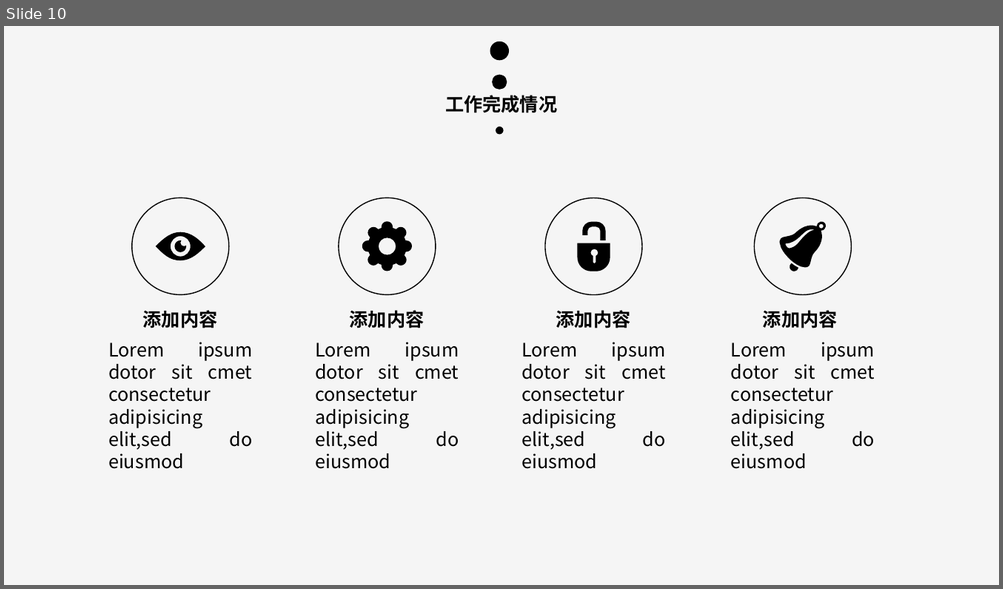
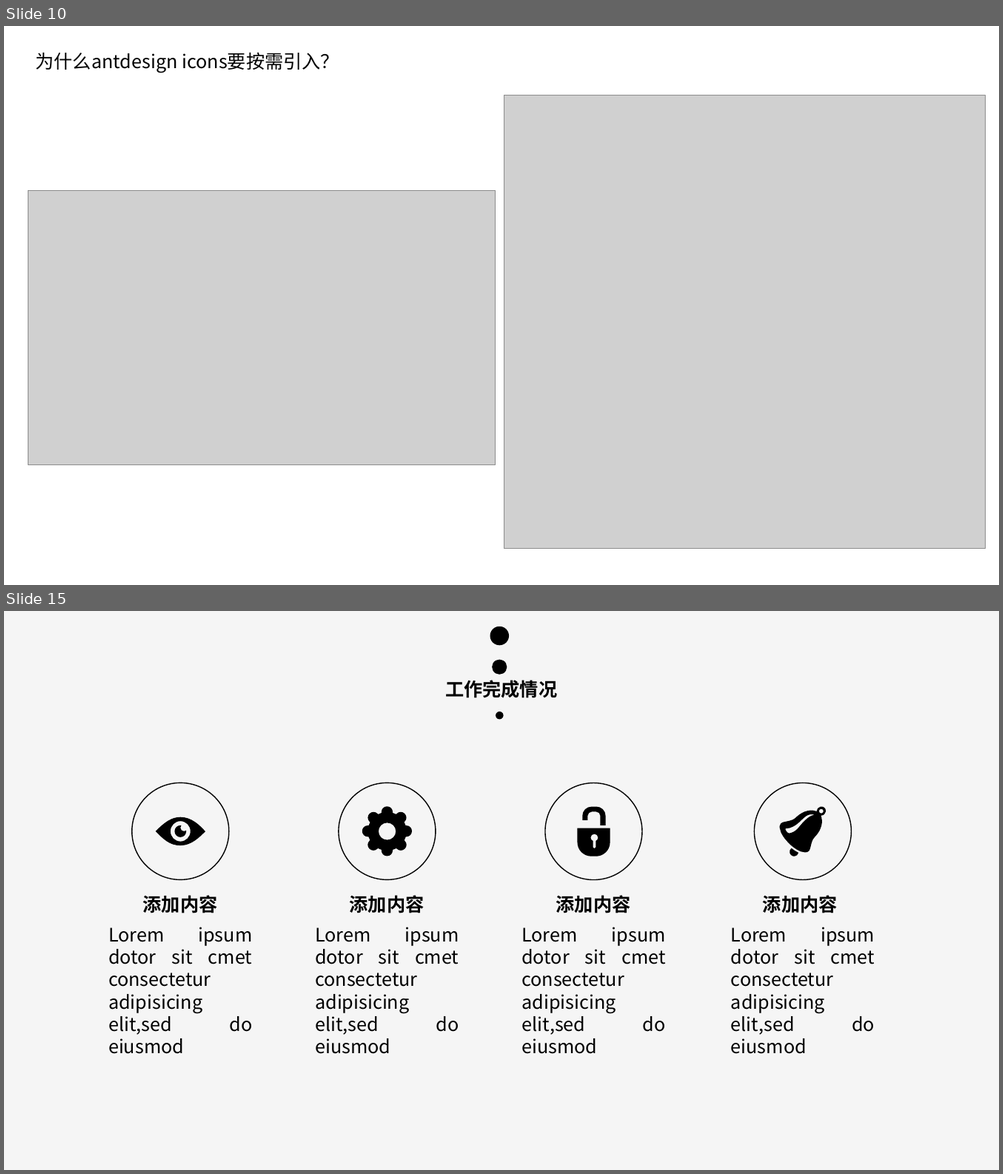
Before and after one commit to alysee0079/blog, a slide deck: 性能优化/演示文稿1.pptx. Shown one above the other, each under a label of ours: slide 10 before the commit, slides 10 and 15 after it; the slides between them are not shown. The pictures are 1003x589 and 1003x1174 pixels, drawn with LibreOffice and Linux fonts; fonts in the diff are those of the drawing; grey boxes stand for pictures. Boxes give left, top, right and bottom in pixels: in the first picture for what was removed or moved away, otherwise in the second. Text is boxed around its words. In the diff, an @@ line names an element or a change of style, - is before the commit and + after.

```diff
--- a/性能优化/演示文稿1.pptx
+++ b/性能优化/演示文稿1.pptx
@@ slide 10 added at (4, 26, 999, 585), background #FFFFFF @@
@@ text added at (36, 52, 339, 73), 18 pt, text #000000 @@
+为什么antdesign icons要按需引入？
@@ picture added at (504, 95, 985, 548) @@
@@ picture added at (28, 191, 495, 466) @@
@@ what was slide 10 is now slide 15 @@
```
Also in this commit, not shown: 4 other slides added, 19 other files.
